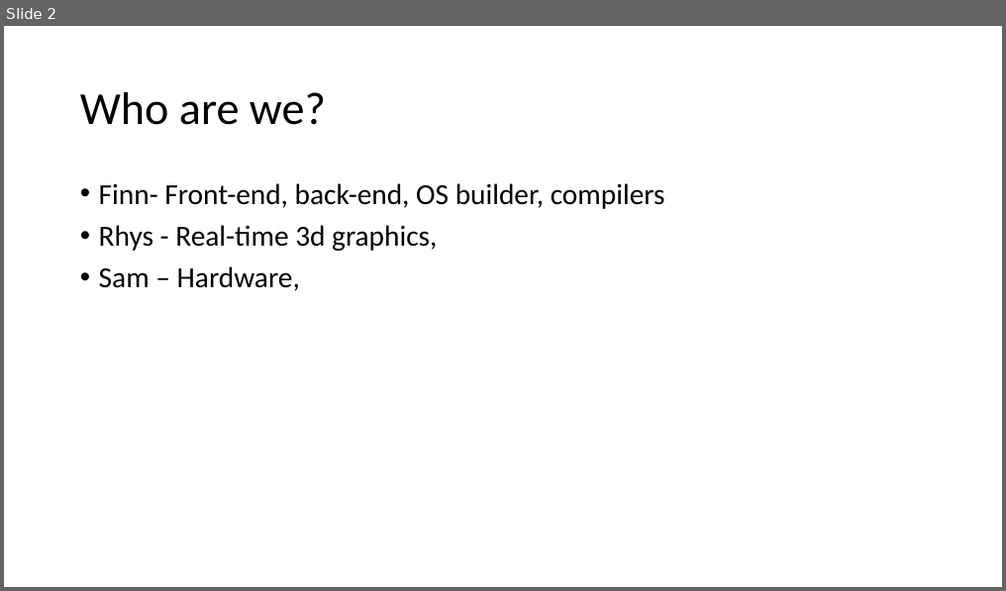
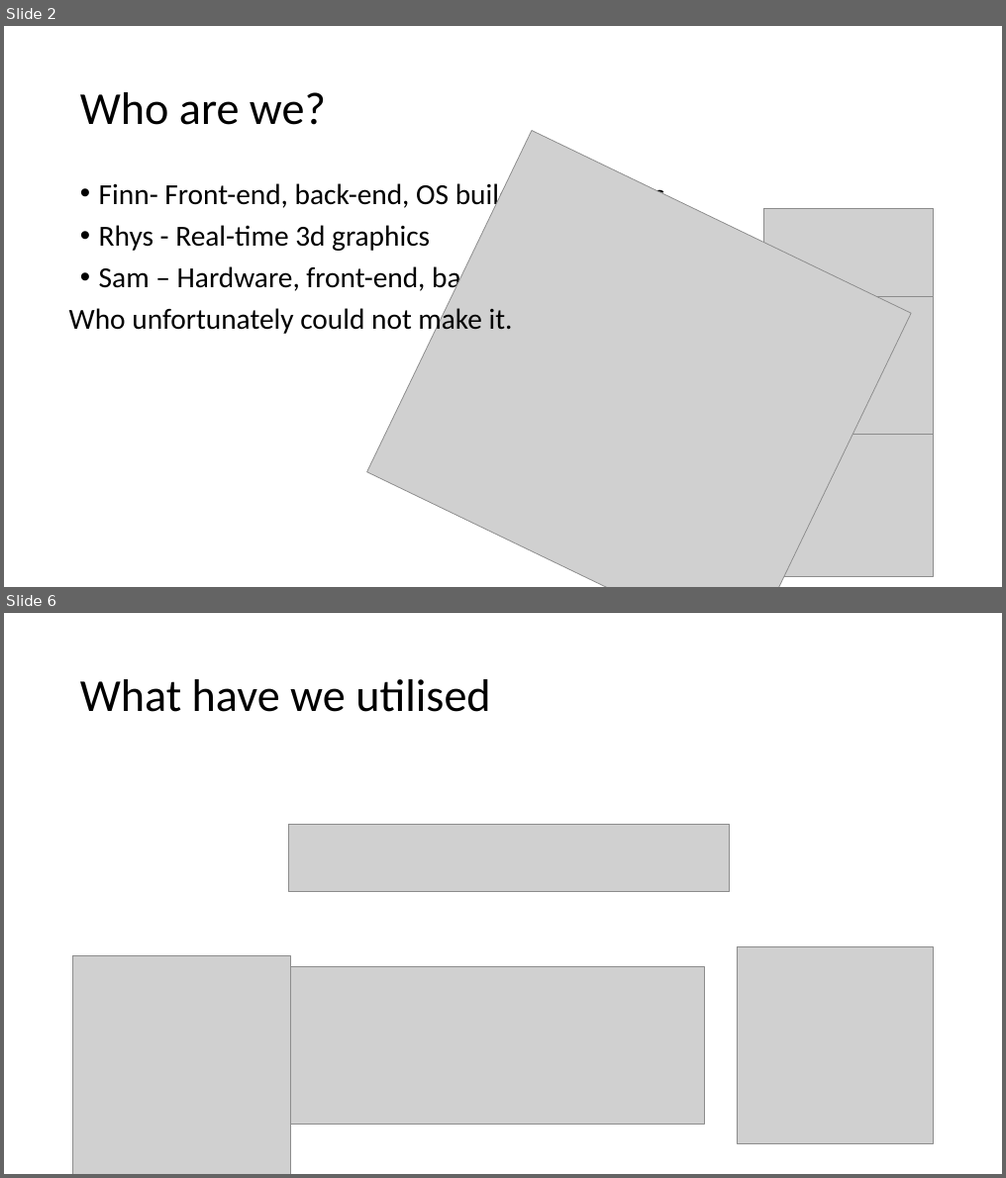
Before and after one commit to dartydevil/Crazy-monkey-artwork, a slide deck: Presentation/The Crazy Monkeys.pptx. Shown one above the other, each under a label of ours: slide 2 before the commit, slides 2 and 6 after it; the slides between them are not shown. The pictures are 1006x591 and 1006x1178 pixels, drawn with LibreOffice and Linux fonts; fonts in the diff are those of the drawing; grey boxes stand for pictures. Boxes give left, top, right and bottom in pixels: in the first picture for what was removed or moved away, otherwise in the second. Text is boxed around its words. In the diff, an @@ line names an element or a change of style, - is before the commit and + after.

```diff
--- a/Presentation/The Crazy Monkeys.pptx
+++ b/Presentation/The Crazy Monkeys.pptx
@@ slide 6 added at box(4, 613, 1002, 1174), background #FFFFFF @@
@@ title added at box(80, 679, 490, 712), 44 pt, text #000000 @@
+What have we utilised
@@ picture added at box(288, 824, 730, 892) @@
@@ picture added at box(73, 956, 291, 1174) @@
@@ picture added at box(291, 967, 704, 1124) @@
@@ picture added at box(737, 948, 934, 1145) @@
@@ slide 2 changed as well @@
@@ picture added at box(367, 131, 912, 587) @@
@@ text at box(99, 225, 540, 295): text changed @@
-• Rhys - Real-time 3d graphics,
-• Sam – Hardware,
+• Rhys - Real-time 3d graphics
+• Sam – Hardware, front-end, back-end
@@ picture added at box(764, 209, 934, 577) @@
@@ text added at box(69, 304, 513, 336), 28 pt, text #000000 @@
+Who unfortunately could not make it.
@@ picture added at box(797, 296, 934, 435) @@
```
Also in this commit, not shown: 1 other slide changed, 7 other slides added, 1 slide removed.
